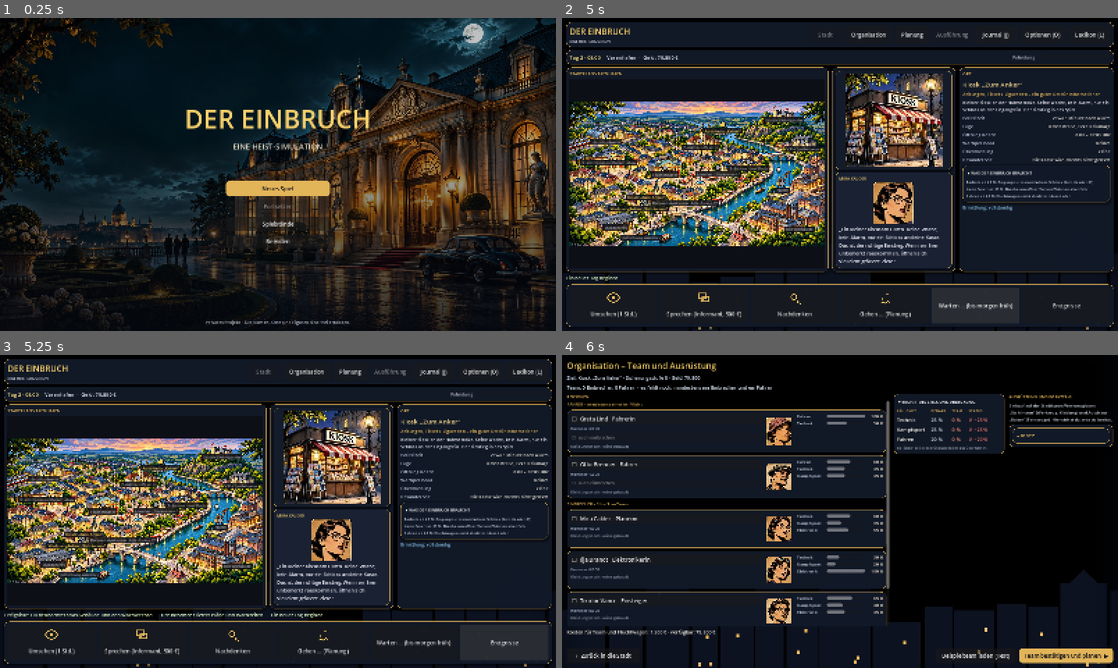
Above: before the commit, frames 1-4 (two rows, left to right).
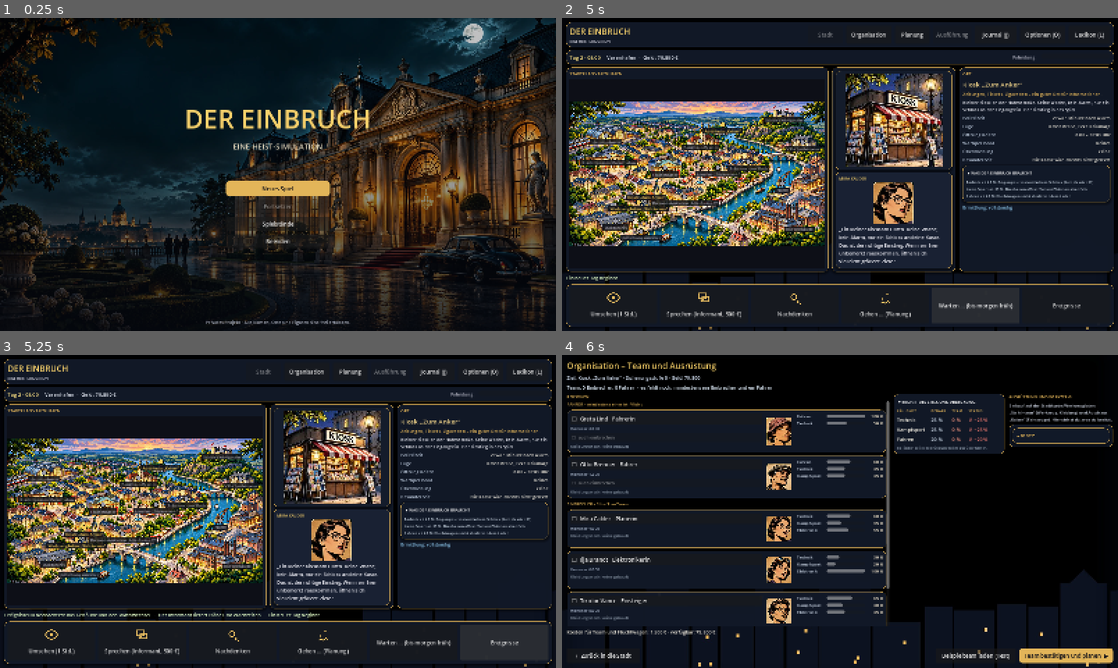
Above: after the commit, the same moments.

Repository: Martin1971-cloud/einbruch
Game: Godot game, scene res://scenes/main.tscn
The game is run twice, just before and just after one commit, with the same random seed, the same clock (stepped at 60 frames per second) and the same inputs.
Inputs:
- Up to frame 1 (0.25 s): no input
- Up to frame 2 (5 s): click "Neues Spiel" at 0.5 s; click "Neues Spiel hier" at 1.25 s; click "Umsehen (1 Std.)" at 2 s; click "Sprechen (Informant, 500 €)" at 2.75 s; click "Nachdenken" at 3.5 s; click "Warten … (bis morgen früh)" at 4.25 s
- Up to frame 3 (5.25 s): click "Ereignisse" at 5 s
- Up to frame 4 (6 s): click "Organisation" at 5.75 s

Frames 1-2 are identical in both runs. In frame 3, 0.4% of the frame differs, in the area x 5-58%, y 82-84%; in frame 4, nothing differs.

Commit message:
Lokalisierung: Stadt-Meldungen und Hinweistexte
- Meldungen mit Platzhaltern (Nachdenken, Ermittlung, Geld, Tag)
- Sechs Hinweistexte der Stadt, Ermittlungsstufen, Skillnamen
- Test: deutsche und englische Meldungen, vollständige Schlüssel

Co-Authored-By: Claude Haiku 5.5 <noreply@anthropic.com>
Claude-Session: https://claude.ai/code/session_01LKpSSULuighKXwyzAG3jU1

Diff:
--- a/godot/scripts/screens/town.gd
+++ b/godot/scripts/screens/town.gd
@@ -199,7 +199,7 @@
 	row.add_child(_with_icon(UI.button(Texte.t("stadt.gehen"), func(): main.go("organisation"), 0), "walk"))
 	row.add_child(UI.button(Texte.t("stadt.warten"), _on_sleep, 0))
 	row.add_child(UI.button(Texte.t("stadt.ereignisse"), _on_events, 0))
-	var hints := ["Ein Blick auf das Gebäude: eine Stufe mehr Ermittlung, eine Stunde vergeht.", "Ein Informant verrät Wachzeiten und Pläne. Kostet 500 €.", "Kurz nachdenken: zeigt, was du bisher weißt.", "Zur Organisation und Planung des Einbruchs.", "Bis morgen früh warten. Der Tag endet.", "Die Nachrichten der Stadt und die letzten Ereignisse."]
+	var hints := [Texte.t("stadt.hint_umsehen"), Texte.t("stadt.hint_informant"), Texte.t("stadt.hint_nachdenken"), Texte.t("stadt.hint_gehen"), Texte.t("stadt.hint_warten"), Texte.t("stadt.hint_ereignisse")]
 	var bi := 0
 	for b in row.get_children():
 		b.size_flags_horizontal = Control.SIZE_EXPAND_FILL
@@ -218,8 +218,8 @@
 # ---------------------------------------------------------------- Inhalt
 
 func _refresh() -> void:
-	_clock.text = "Tag %d · %s" % [Game.day, Game.clock_text()]
-	_stats.text = "Varenhafen  ·  Geld: %s €" % _fmt(Game.money)
+	_clock.text = Texte.t("stadt.tag") % [Game.day, Game.clock_text()]
+	_stats.text = Texte.t("stadt.geld") % _fmt(Game.money)
 	_heat_bar.value = Game.heat
 	var t: Dictionary = GameData.target_now(Game.stufe_of(_selected), _selected)
 	_dialog.text = "„%s“" % t.dialog
@@ -246,18 +246,18 @@
 		_loc_box.add_child(h)
 	var req := VBoxContainer.new()
 	for skill in t.bedarf:
-		var nm: String = {"TECH": "Technik", "FORCE": "Kampfsport", "ELECTRONICS": "Elektronik", "FAHREN": "Fahren"}.get(skill, skill)
+		var nm: String = Texte.t({"TECH": "skill.technik", "FORCE": "skill.kampf", "ELECTRONICS": "skill.elektronik", "FAHREN": "skill.fahren"}.get(skill, skill))
 		var wert := int(t.bedarf[skill].wert)
 		var txt := ""
 		if lvl == 0:
-			txt = "%s: unbekannt – noch nicht ermittelt" % nm
+			txt = Texte.t("stadt.skill_unbekannt") % nm
 		elif lvl == 1:
-			txt = "%s ca. %d %%" % [nm, int(round(wert / 5.0)) * 5]
+			txt = Texte.t("stadt.skill_ca") % [nm, int(round(wert / 5.0)) * 5]
 		else:
-			txt = "%s ab %d %%: %s" % [nm, wert, t.bedarf[skill].grund]
+			txt = Texte.t("stadt.skill_ab") % [nm, wert, t.bedarf[skill].grund]
 		req.add_child(UI.label(txt, 11, Color(0.8, 0.85, 0.9), true))
 	_loc_box.add_child(UI.fold(Texte.t("stadt.braucht"), req, true))
-	_loc_box.add_child(UI.label("Ermittlung: %s" % ["keine – Wachrouten unbekannt", "Wachrouten bekannt", "vollständig"][lvl], 13, Color(0.6, 0.85, 1.0)))
+	_loc_box.add_child(UI.label(Texte.t("stadt.ermittlung") % [[Texte.t("stadt.ermittlung_0"), Texte.t("stadt.ermittlung_1"), Texte.t("stadt.ermittlung_2")][lvl]], 13, Color(0.6, 0.85, 1.0)))
 	_refresh_image()
 
 
@@ -299,33 +299,33 @@
 func _on_look() -> void:
 	Game.intel[_selected] = mini(int(Game.intel[_selected]) + 1, 2)
 	Game.advance_hours(1.0)
-	_log("Du beobachtest das Gebäude und den Wachwechsel.")
+	_log(Texte.t("stadt.log_umsehen"))
 
 
 func _on_informant() -> void:
 	var price: int = int(GameData.TARGETS[_selected].price_intel)
 	if Game.money < price:
-		_msg.text = "Zu wenig Geld für den Informanten."
+		_msg.text = Texte.t("stadt.zu_wenig_geld")
 		return
 	Game.money -= price
 	Game.intel[_selected] = mini(int(Game.intel[_selected]) + 1, 2)
 	Game.advance_hours(0.5)
-	_log("Der Informant liefert Pläne und Wachzeiten.")
+	_log(Texte.t("stadt.log_informant"))
 
 
 func _on_think() -> void:
 	var lvl: int = int(Game.intel[_selected])
-	_msg.text = "Du denkst nach: %s." % ["Dir fehlt noch alles", "Die Wachrouten sind bekannt", "Du kennst Routen, Alarm und Sensoren"][lvl]
+	_msg.text = Texte.t("stadt.denken") % [Texte.t("stadt.denken_0"), Texte.t("stadt.denken_1"), Texte.t("stadt.denken_2")][lvl]
 
 
 func _on_sleep() -> void:
 	Game.sleep_until_morning()
-	_log("Ein neuer Tag beginnt.")
+	_log(Texte.t("stadt.log_tag"))
 
 
 func _on_events() -> void:
-	var text := "\n".join(_event_log) if not _event_log.is_empty() else "Noch nichts passiert."
-	_msg.text = "Ereignisse: " + text.replace("\n", "  ·  ")
+	var text := "\n".join(_event_log) if not _event_log.is_empty() else Texte.t("stadt.ereignisse_leer")
+	_msg.text = Texte.t("stadt.ereignisse") + text.replace("\n", "  ·  ")
 
 
 func _log(text: String) -> void:
--- a/godot/scripts/texte.gd
+++ b/godot/scripts/texte.gd
@@ -7,6 +7,30 @@
 
 const TABELLE := {
 	"de": {
+		"stadt.hint_umsehen": "Ein Blick auf das Gebäude: eine Stufe mehr Ermittlung, eine Stunde vergeht.",
+		"stadt.hint_informant": "Ein Informant verrät Wachzeiten und Pläne. Kostet 500 €.",
+		"stadt.hint_nachdenken": "Kurz nachdenken: zeigt, was du bisher weißt.",
+		"stadt.hint_gehen": "Zur Organisation und Planung des Einbruchs.",
+		"stadt.hint_warten": "Bis morgen früh warten. Der Tag endet.",
+		"stadt.hint_ereignisse": "Die Nachrichten der Stadt und die letzten Ereignisse.",
+		"stadt.geld": "Varenhafen  ·  Geld: %s €",
+		"stadt.tag": "Tag %d · %s",
+		"stadt.skill_unbekannt": "%s: unbekannt – noch nicht ermittelt",
+		"stadt.skill_ca": "%s ca. %d %%",
+		"stadt.skill_ab": "%s ab %d %%: %s",
+		"stadt.ermittlung_0": "keine – Wachrouten unbekannt",
+		"stadt.ermittlung_1": "Wachrouten bekannt",
+		"stadt.ermittlung_2": "vollständig",
+		"stadt.ermittlung": "Ermittlung: %s",
+		"stadt.log_umsehen": "Du beobachtest das Gebäude und den Wachwechsel.",
+		"stadt.zu_wenig_geld": "Zu wenig Geld für den Informanten.",
+		"stadt.log_informant": "Der Informant liefert Pläne und Wachzeiten.",
+		"stadt.denken_0": "Dir fehlt noch alles",
+		"stadt.denken_1": "Die Wachrouten sind bekannt",
+		"stadt.denken_2": "Du kennst Routen, Alarm und Sensoren",
+		"stadt.denken": "Du denkst nach: %s.",
+		"stadt.log_tag": "Ein neuer Tag beginnt.",
+		"stadt.ereignisse_leer": "Noch nichts passiert.",
 		"sim.start": "Team im Gebäude. Ablauf beginnt.",
 		"sim.alarm": "ALARM durch %s. Polizei in %.0f s.",
 		"sim.streife_ok": "Streifgang kontrolliert: nichts Auffälliges.",
@@ -226,6 +250,30 @@
 		"fehler.allgemein": "Etwas ist schiefgelaufen. Das Spiel läuft weiter. Der Stand wurde nicht verändert.",
 	},
 	"en": {
+		"stadt.hint_umsehen": "A look at the building: one more step of investigation, one hour passes.",
+		"stadt.hint_informant": "An informant reveals guard times and plans. Costs 500 €.",
+		"stadt.hint_nachdenken": "A short think: shows what you know so far.",
+		"stadt.hint_gehen": "To the organisation and planning of the heist.",
+		"stadt.hint_warten": "Wait until the morning. The day ends.",
+		"stadt.hint_ereignisse": "The city news and the latest events.",
+		"stadt.geld": "Varenhafen  ·  Money: %s €",
+		"stadt.tag": "Day %d · %s",
+		"stadt.skill_unbekannt": "%s: unknown – not investigated yet",
+		"stadt.skill_ca": "%s approx. %d %%",
+		"stadt.skill_ab": "%s from %d %%: %s",
+		"stadt.ermittlung_0": "none – guard routes unknown",
+		"stadt.ermittlung_1": "guard routes known",
+		"stadt.ermittlung_2": "complete",
+		"stadt.ermittlung": "Investigation: %s",
+		"stadt.log_umsehen": "You watch the building and the guard change.",
+		"stadt.zu_wenig_geld": "Not enough money for the informant.",
+		"stadt.log_informant": "The informant delivers plans and guard times.",
+		"stadt.denken_0": "you still lack everything",
+		"stadt.denken_1": "the guard routes are known",
+		"stadt.denken_2": "you know routes, alarm and sensors",
+		"stadt.denken": "You think: %s.",
+		"stadt.log_tag": "A new day begins.",
+		"stadt.ereignisse_leer": "Nothing has happened yet.",
 		"sim.start": "Team in the building. Plan begins.",
 		"sim.alarm": "ALARM by %s. Police in %.0f s.",
 		"sim.streife_ok": "Patrol checked: nothing unusual.",
--- /dev/null
+++ b/godot/tests/test_lokalisierung_stadt2.gd
@@ -0,0 +1,39 @@
+extends SceneTree
+## Prüft die Stadt-Meldungen: Deutsch und Englisch, Hinweistexte, Platzhalter richtig gefüllt.
+var _fails := 0
+var _frames := 0
+var _main: Node
+
+
+func _check(ok: bool, n: String) -> void:
+	print(("  ok   " if ok else "  FAIL ") + n)
+	if not ok:
+		_fails += 1
+
+
+func _process(_d: float) -> bool:
+	_frames += 1
+	if _frames == 2:
+		var G = root.get_node("/root/Game")
+		G.reset()
+		_main = load("res://scenes/main.tscn").instantiate()
+		root.add_child(_main)
+		_main.go("town")
+	elif _frames == 4:
+		var G = root.get_node("/root/Game")
+		G.intel[_main.current._selected] = 0
+		_main.current._on_think()
+		_check(_main.current._msg.text == "Du denkst nach: Dir fehlt noch alles.", "Nachdenken: deutsche Meldung mit Platzhalter")
+		Texte.sprache = "en"
+		G.intel[_main.current._selected] = 0
+		_main.current._on_think()
+		_check(_main.current._msg.text == "You think: you still lack everything.", "Nachdenken: englische Meldung mit Platzhalter")
+		var fehlend := []
+		for k in Texte.TABELLE["de"]:
+			if k.begins_with("stadt.") and not Texte.TABELLE["en"].has(k):
+				fehlend.append(k)
+		_check(fehlend.is_empty(), "Englisch hat alle Stadt-Schlüssel (%s)" % str(fehlend))
+		Texte.sprache = "de"
+		print("Ergebnis: %d Fehler" % _fails)
+		quit(1 if _fails > 0 else 0)
+	return false
Not shown, changed: docs/BALANCING_TODO.md
